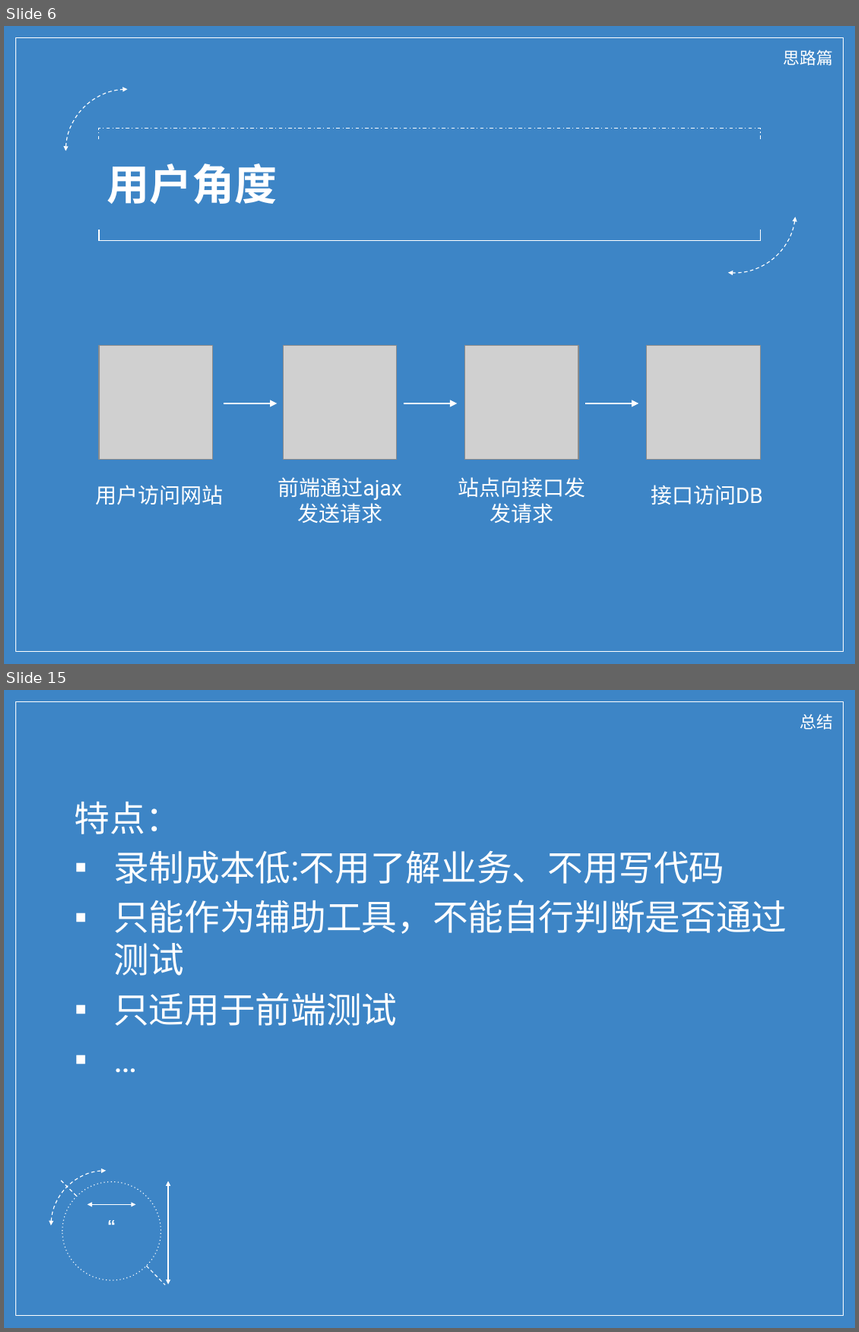
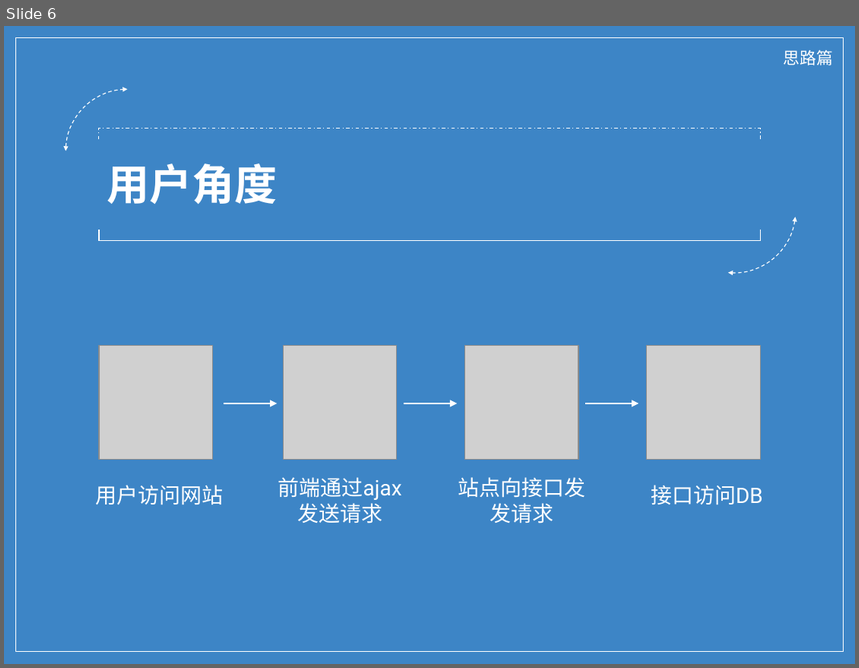
Before and after one commit to wu0792/ats_client, a slide deck: ext/share.pptx. Shown one above the other, each under a label of ours: slides 6 and 15 before the commit, slide 6 after it; the slides between them are not shown. The pictures are 859x1332 and 859x668 pixels, drawn with LibreOffice and Linux fonts; fonts in the diff are those of the drawing; grey boxes stand for pictures; background and template pictures are left out. Boxes give left, top, right and bottom in pixels: in the first picture for what was removed or moved away, otherwise in the second. Text is boxed around its words. In the diff, an @@ line names an element or a change of style, - is before the commit and + after.

```diff
--- a/ext/share.pptx
+++ b/ext/share.pptx
@@ slide 15 removed at (4,690,855,1328), background picture (left out); not listed: 1 template element that a slide beside it also shows @@
@@ text removed at (800,714,834,730) @@
-总结
@@ text removed at (75,801,787,1026) @@
-特点：
-▪ 录制成本低:不用了解业务、不用写代码
-▪ 只能作为辅助工具，不能自行判断是否通过测试
-▪ 只适用于前端测试
-▪ …
@@ group removed at (51,1171,168,1285): 2 lines, 2 double arrows, 1 ellipse, 1 arc (boxed as its full ellipse), 1 text @@
-“
```
Also in this commit, not shown: 10 slides changed, 29 other slides removed.
